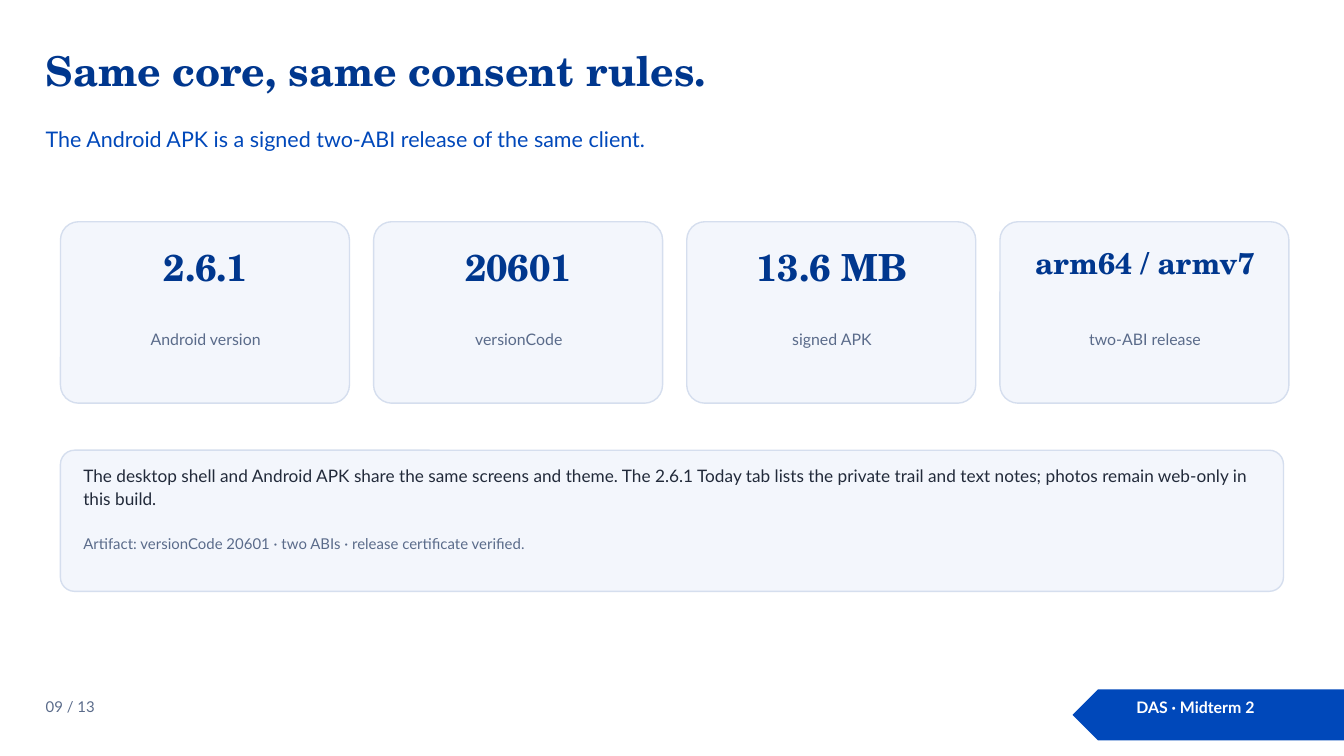
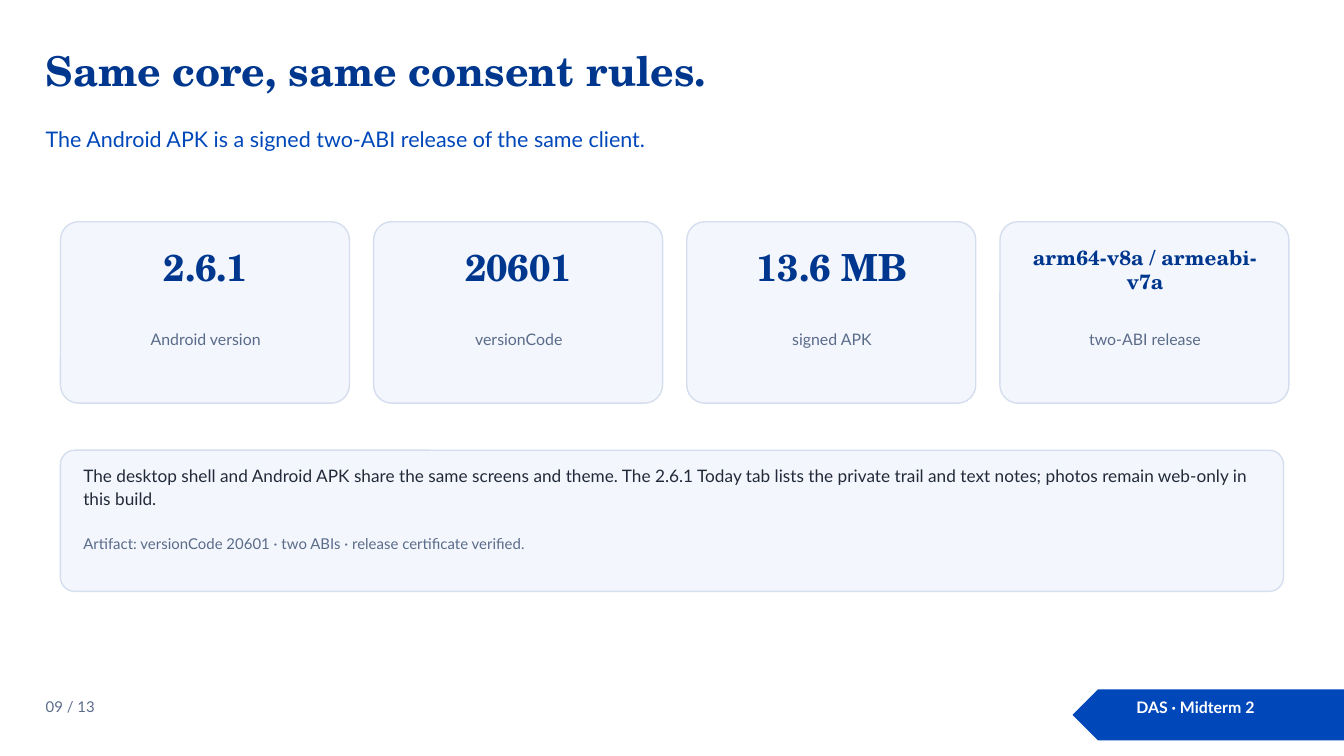
Before and after one commit to Prince-of-Nothing/Pinpoint, a slide deck: slide 9 of docs/midterm2/Pinpoint-DAS.pptx. Drawn at 1344x756 pixels with LibreOffice and Linux fonts; fonts in the diff are those of the drawing. Boxes give left, top, right and bottom in pixels: in the first picture for what was removed or moved away, otherwise in the second. Text is boxed around its words. In the diff, an @@ line names an element or a change of style, - is before the commit and + after.

Commit message:
[FIX] finalize: emergency consent, security headers and native Today (#110)
* [FIX] server: keep paused shares paused during an emergency

* [FIX] security: Secure cookie on HTTPS, HSTS and API headers

* [FIX] native: surface Today errors and keep refreshes independent

* [DOCS] midterm 2: align security, emergency and offline claims

* [DOCS] das: correct route, expiry and security claims

* [DOCS] finalize: refresh report and deck PDFs, changelog

```diff
--- a/docs/midterm2/Pinpoint-DAS.pptx
+++ b/docs/midterm2/Pinpoint-DAS.pptx
@@ text at (x1=1033, y1=250, x2=1257, y2=290): text changed; size 16 to 11 pt @@
-arm64 / armv7
+arm64-v8a / armeabi-v7a
```
Also in this commit, not shown: 6 other slides changed, 15 other files.
